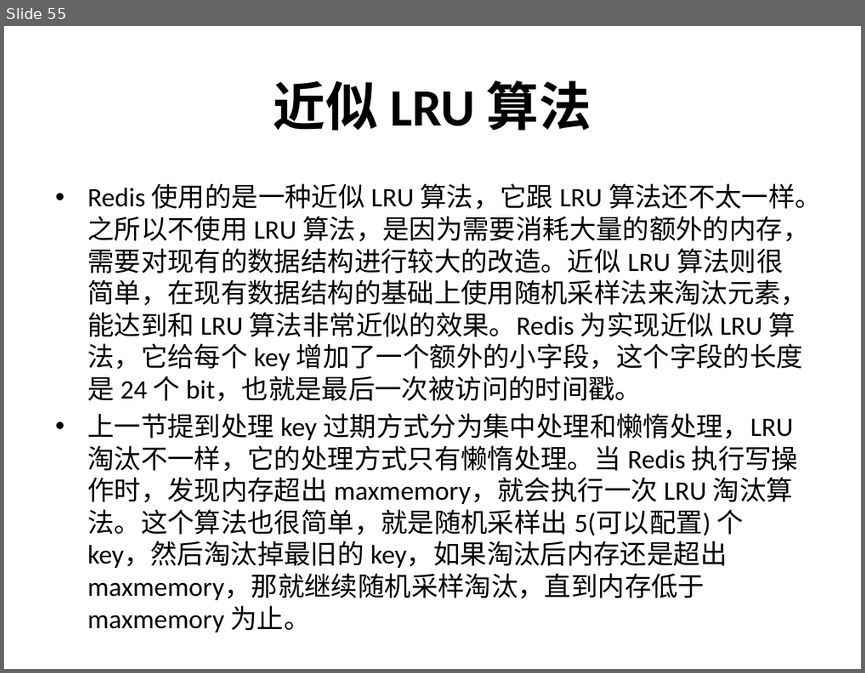
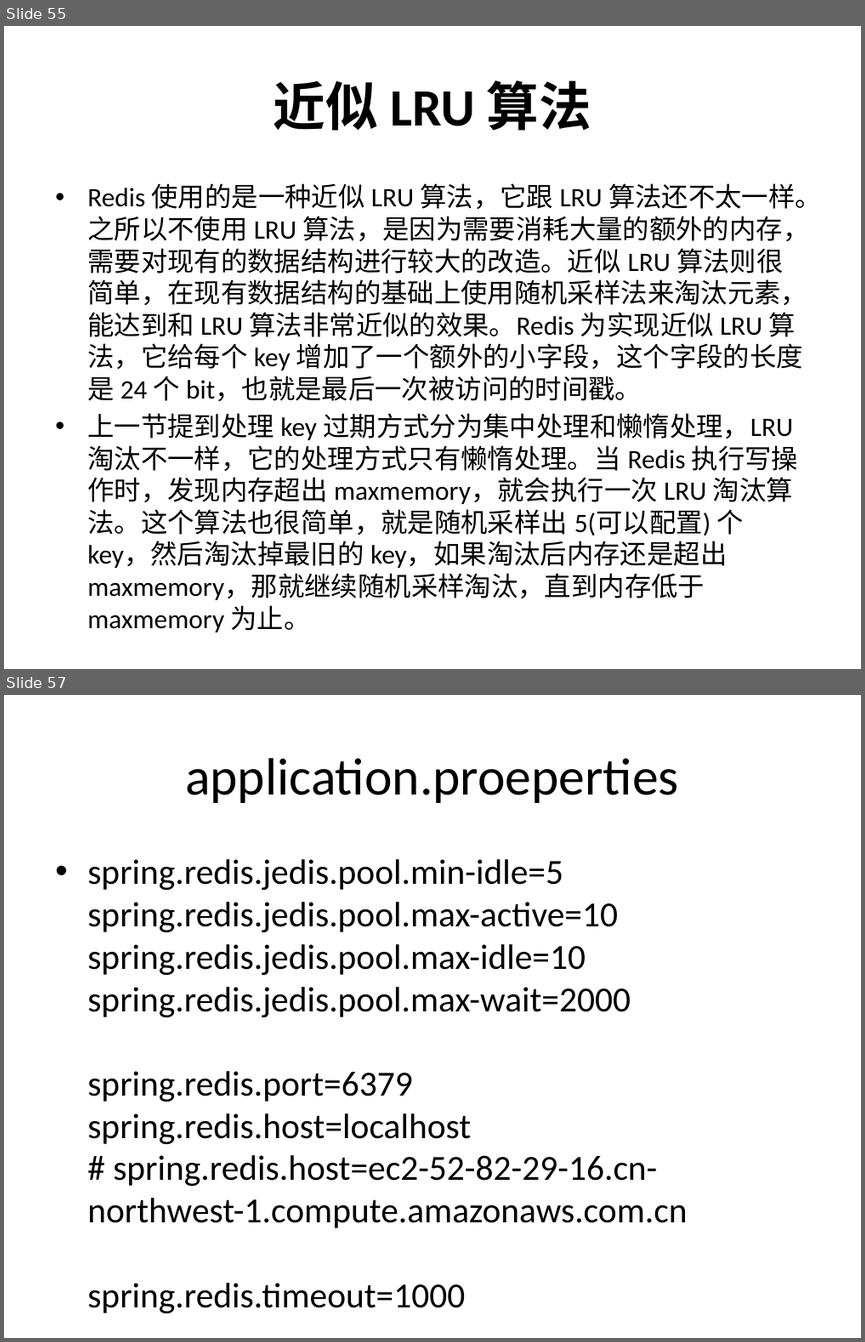
Before and after one commit to airuitian/MicroService, a slide deck: middlerware/Redis介绍及实战.pptx. Shown one above the other, each under a label of ours: slide 55 before the commit, slides 55 and 57 after it; the slides between them are not shown. The pictures are 865x673 and 865x1342 pixels, drawn with LibreOffice and Linux fonts; fonts in the diff are those of the drawing. Boxes give left, top, right and bottom in pixels: in the first picture for what was removed or moved away, otherwise in the second. Text is boxed around its words. In the diff, an @@ line names an element or a change of style, - is before the commit and + after.

```diff
--- a/middlerware/Redis介绍及实战.pptx
+++ b/middlerware/Redis介绍及实战.pptx
@@ slide 57 added at [4, 695, 861, 1338], background #FFFFFF @@
@@ title added at [185, 758, 679, 803], 44 pt, text #000000 @@
+application.proeperties
@@ text added at [87, 859, 687, 1228], 29.6 pt, text #000000 @@
+• spring.redis.jedis.pool.min-idle=5
+  spring.redis.jedis.pool.max-active=10
+  spring.redis.jedis.pool.max-idle=10
+  spring.redis.jedis.pool.max-wait=2000
+  spring.redis.port=6379
+  spring.redis.host=localhost
+  # spring.redis.host=ec2-52-82-29-16.cn-northwest-1.compute.amazonaws.com.cn
+  spring.redis.timeout=1000
```
Also in this commit, not shown: 1 slide changed, 3 other slides added, 1 slide removed, 8 other files.
